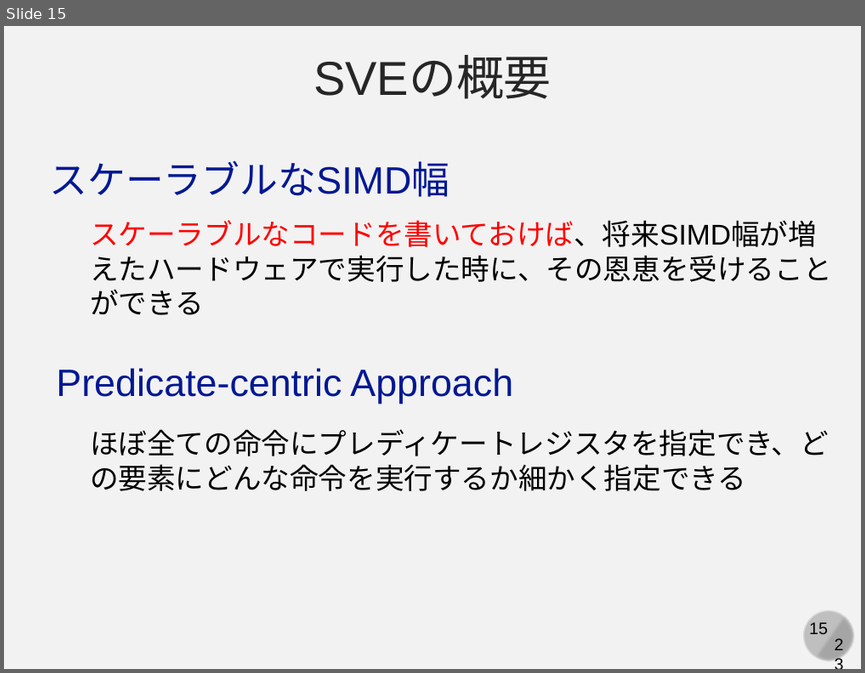
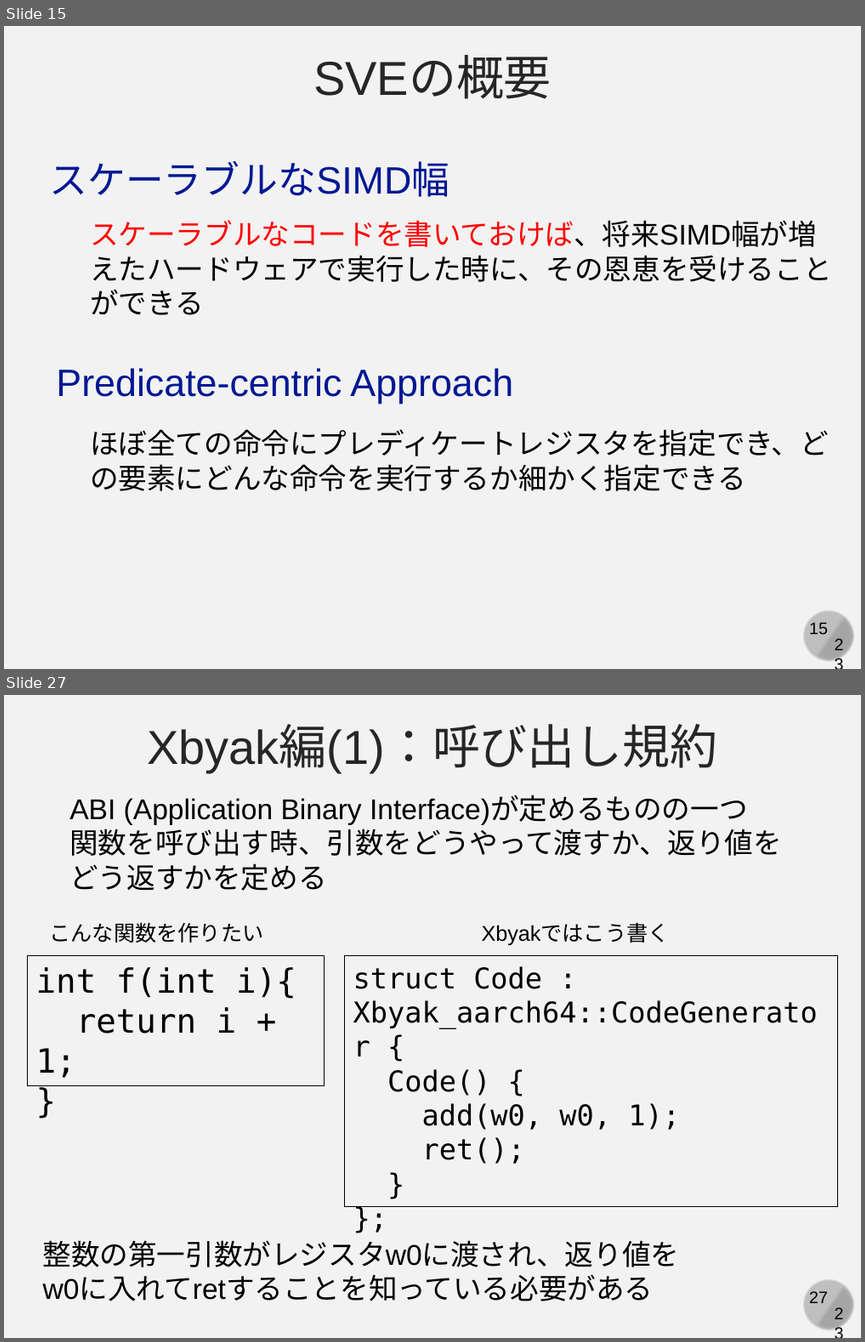
Before and after one commit to kaityo256/xbyak_aarch64_handson, a slide deck: slide/xbyak_aarch64.pptx. Shown one above the other, each under a label of ours: slide 15 before the commit, slides 15 and 27 after it; the slides between them are not shown. The pictures are 865x673 and 865x1342 pixels, drawn with LibreOffice and Linux fonts; fonts in the diff are those of the drawing. Boxes give left, top, right and bottom in pixels: in the first picture for what was removed or moved away, otherwise in the second. Text is boxed around its words. In the diff, an @@ line names an element or a change of style, - is before the commit and + after.

```diff
--- a/slide/xbyak_aarch64.pptx
+++ b/slide/xbyak_aarch64.pptx
@@ slide 27 added at bbox=[4, 695, 861, 1338], background #F2F2F2; not listed: 4 template elements that a slide beside it also shows @@
@@ text added at bbox=[147, 726, 717, 772], 40 pt, text #262626 @@
+Xbyak編(1)：呼び出し規約
@@ text added at bbox=[69, 796, 782, 891], 24 pt, text #000000 @@
+ABI (Application Binary Interface)が定めるものの一つ
+関数を呼び出す時、引数をどうやって渡すか、返り値をどう返すかを定める
@@ text added at bbox=[50, 922, 264, 942], 18 pt, text #000000 @@
+こんな関数を作りたい
@@ text added at bbox=[482, 923, 670, 945], 18 pt, text #000000 @@
+Xbyakではこう書く
@@ rectangle added at bbox=[28, 955, 324, 1085], outline #000000 0.75 pt, 28 pt, text #000000 @@
+int f(int i){
+return i + 1;
+}
@@ rectangle added at bbox=[345, 955, 838, 1207], outline #000000 0.75 pt, 24 pt, text #000000 @@
+struct Code : Xbyak_aarch64::CodeGenerator {
+Code() {
+add(w0, w0, 1);
+ret();
+}
+};
@@ text added at bbox=[43, 1240, 680, 1301], 24 pt, text #000000 @@
+整数の第一引数がレジスタw0に渡され、返り値をw0に入れてretすることを知っている必要がある
```
Also in this commit, not shown: 2 slides changed, 10 other slides added, 1 other file.
